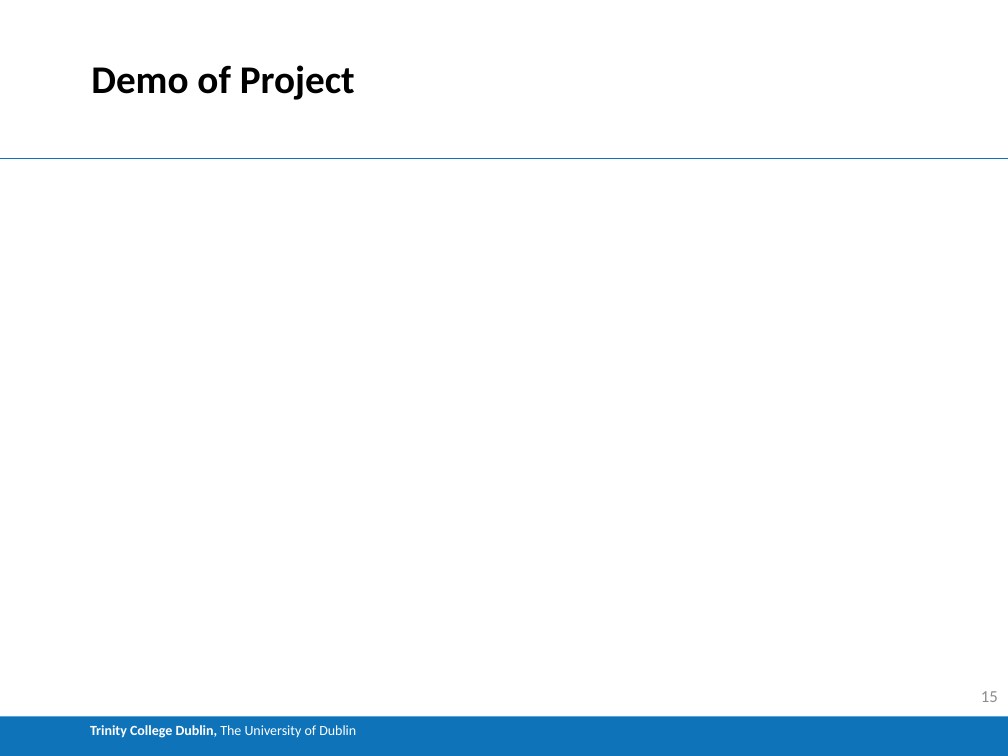
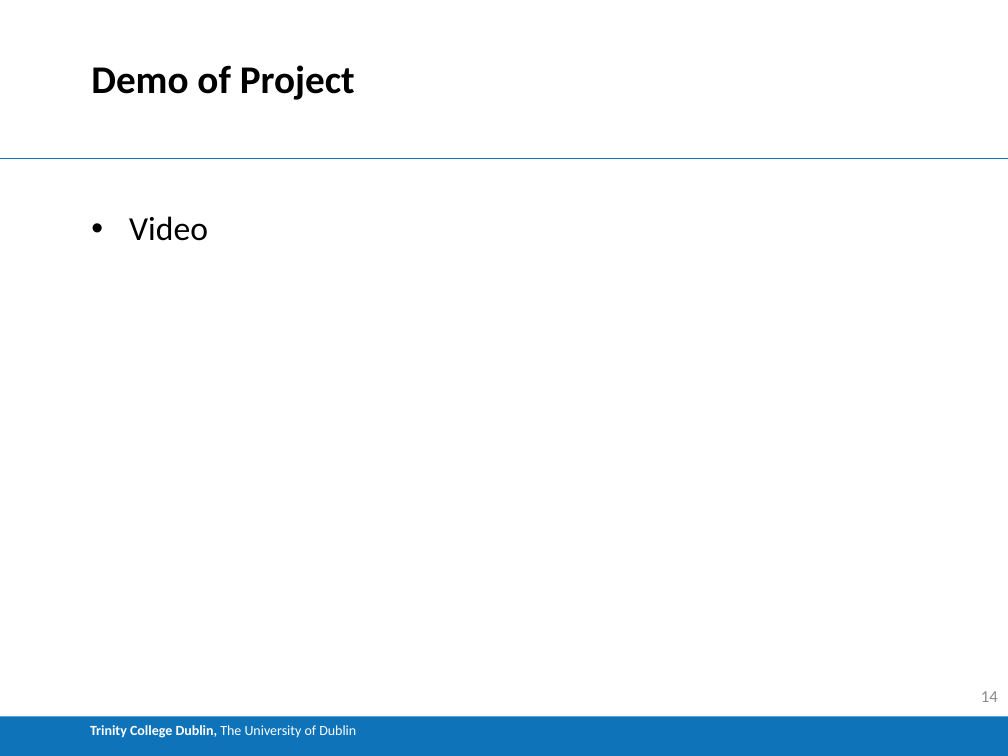
Before and after one commit to Buckley258/FYP, a slide deck: slide 14 of FYP_Demo.pptx (slide 15 before the commit). Drawn at 1008x756 pixels with LibreOffice and Linux fonts; fonts in the diff are those of the drawing. Boxes give left, top, right and bottom in pixels: in the first picture for what was removed or moved away, otherwise in the second. Text is boxed around its words. In the diff, an @@ line names an element or a change of style, - is before the commit and + after.

Commit message:
added testing files and demo

```diff
--- a/FYP_Demo.pptx
+++ b/FYP_Demo.pptx
@@ text added at bbox=[129, 216, 208, 241], 24 pt, text #000000 @@
+• Video
@@ page number at bbox=[981, 691, 998, 702]: text changed @@
-15
+14
```
Also in this commit, not shown: 4 other slides changed, 6 slides added, 6 slides removed, 10 other files.
